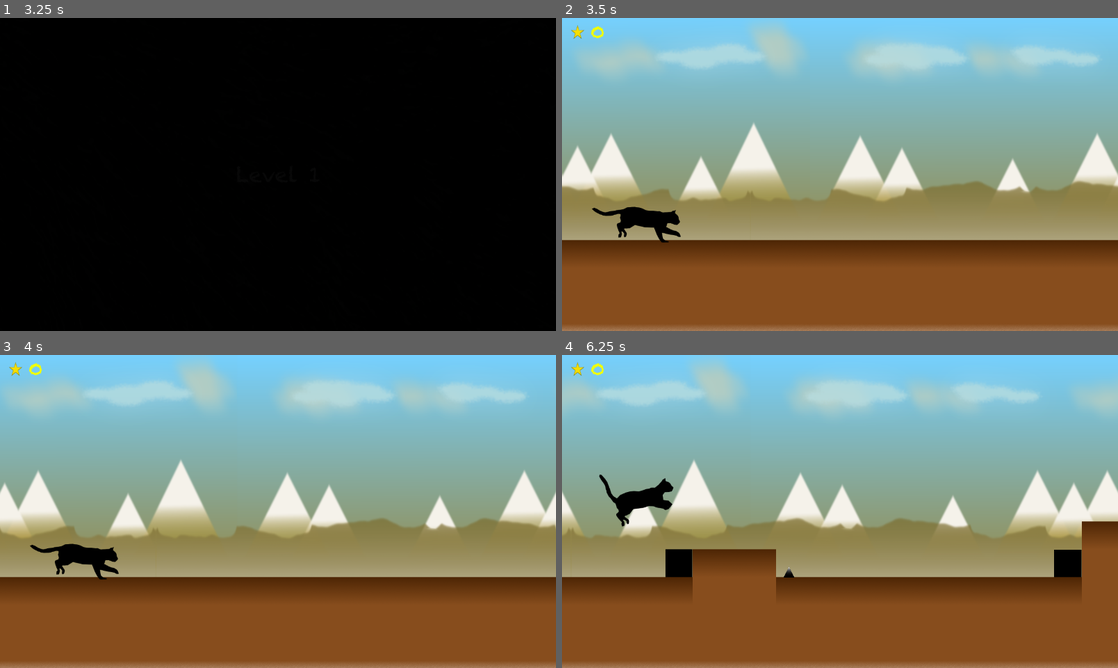
Above: before the commit, frames 1-4 (two rows, left to right).
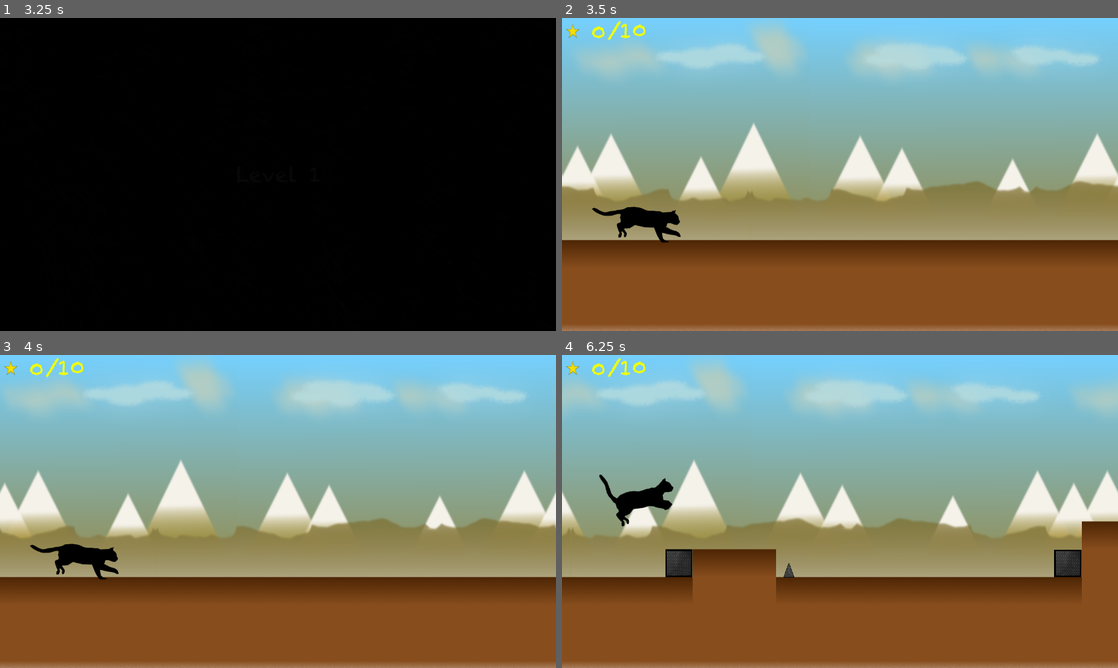
Above: after the commit, the same moments.

Repository: sergica/Willing-Cat
Game: Godot game, scene res://title_screen/TitleScreen.tscn
The game is run twice, just before and just after one commit, with the same random seed, the same clock (stepped at 60 frames per second) and the same inputs.
Inputs:
- Up to frame 1 (3.25 s): click "Start" at 0.5 s; click "Start New Game" at 1.25 s; tap Space (jump) at 2.27, 3.02 s
- Up to frame 2 (3.5 s): no input
- Up to frame 3 (4 s): no input
- Up to frame 4 (6.25 s): tap Space (jump) at 4.52, 5.27, 6.02 s

Frame 1 is identical in both runs. In frame 2, 0.2% of the frame differs, in the area x 0-16%, y 0-8%; in frame 3, 0.2%; in frame 4, 0.9%, in the area x 0-94%, y 0-71%.

Commit message:
Add files via upload

Diff:
--- a/Assets/obstacle.tscn
+++ b/Assets/obstacle.tscn
@@ -3,9 +3,8 @@
 [ext_resource path="res://Assets/obstacle.png" type="Texture" id=1]
 [ext_resource path="res://Assets/obstacle.gd" type="Script" id=2]
 
-[sub_resource type="SegmentShape2D" id=1]
-a = Vector2( -27.3991, -37.0844 )
-b = Vector2( -27.5834, 25.1712 )
+[sub_resource type="RectangleShape2D" id=1]
+extents = Vector2( 24.447, 25.6564 )
 
 [node name="obstacle" type="Node2D"]
 script = ExtResource( 2 )
@@ -13,7 +12,7 @@
 [node name="Area2D" type="Area2D" parent="."]
 
 [node name="CollisionShape2D" type="CollisionShape2D" parent="Area2D"]
-position = Vector2( -0.529193, 5.92421 )
+position = Vector2( 0.47081, -0.0757904 )
 shape = SubResource( 1 )
 
 [node name="Sprite" type="Sprite" parent="Area2D"]
--- a/Assets/spike.tscn
+++ b/Assets/spike.tscn
@@ -4,8 +4,8 @@
 [ext_resource path="res://Assets/spike.gd" type="Script" id=2]
 
 [sub_resource type="SegmentShape2D" id=1]
-a = Vector2( 0.152985, -8.33769 )
-b = Vector2( -8.32867, 9.99132 )
+a = Vector2( 0.160992, -16.0927 )
+b = Vector2( -9.05269, 10.4085 )
 
 [node name="spike" type="Node2D"]
 script = ExtResource( 2 )
@@ -17,8 +17,8 @@
 shape = SubResource( 1 )
 
 [node name="Sprite" type="Sprite" parent="Area2D"]
-position = Vector2( 0.0143318, -0.106496 )
-scale = Vector2( 0.190468, 0.190468 )
+position = Vector2( -0.0194626, -4.14437 )
+scale = Vector2( 0.190468, 0.261481 )
 texture = ExtResource( 1 )
 
 [connection signal="body_entered" from="Area2D" to="." method="_on_Area2D_body_entered"]
--- a/Assets/ui.tscn
+++ b/Assets/ui.tscn
@@ -7,9 +7,9 @@
 anchor_right = 1.0
 anchor_bottom = 1.0
 margin_left = 0.153015
-margin_top = -0.321854
+margin_top = -0.0641025
 margin_right = 0.153076
-margin_bottom = -0.321838
+margin_bottom = -0.0640869
 __meta__ = {
 "_edit_use_anchors_": false
 }
@@ -17,21 +17,21 @@
 [node name="NinePatchRect" type="NinePatchRect" parent="."]
 margin_left = 1.0
 margin_top = -1.0
-margin_right = 121.0
+margin_right = 168.0
 margin_bottom = 69.0
 __meta__ = {
 "_edit_use_anchors_": false
 }
 
 [node name="Label" type="Label" parent="NinePatchRect"]
-anchor_left = 1.0
+anchor_left = 0.5
 anchor_top = 0.5
-anchor_right = 1.0
+anchor_right = 0.5
 anchor_bottom = 0.5
-margin_left = -76.7177
-margin_top = -35.2823
-margin_right = 2.28229
-margin_bottom = 34.7177
+margin_left = -39.5
+margin_top = -35.2578
+margin_right = 39.5
+margin_bottom = 34.7422
 custom_fonts/font = ExtResource( 2 )
 custom_colors/font_color = Color( 0.956863, 1, 0, 1 )
 text = "0"
@@ -44,11 +44,26 @@
 [node name="TextureRect" type="TextureRect" parent="NinePatchRect"]
 anchor_top = 0.5
 anchor_bottom = 0.5
-margin_left = 20.4691
-margin_top = -16.8469
-margin_right = 52.4691
-margin_bottom = 15.1531
+margin_left = 9.0
+margin_top = -19.2578
+margin_right = 41.0
+margin_bottom = 14.7422
 texture = ExtResource( 3 )
 __meta__ = {
 "_edit_use_anchors_": false
 }
+
+[node name="Label2" type="Label" parent="NinePatchRect"]
+anchor_left = 1.0
+anchor_top = 0.5
+anchor_right = 1.0
+anchor_bottom = 0.5
+margin_left = -66.7327
+margin_top = -34.5465
+margin_right = 32.2673
+margin_bottom = 27.4535
+custom_fonts/font = ExtResource( 2 )
+custom_colors/font_color = Color( 0.956863, 1, 0, 1 )
+text = "/10"
+align = 1
+valign = 1
Binary file changed: Assets/background_10.png
Binary file added: Assets/favicon.ico
Binary file changed: Assets/obstacle.png
Binary file changed: Assets/spike.png
